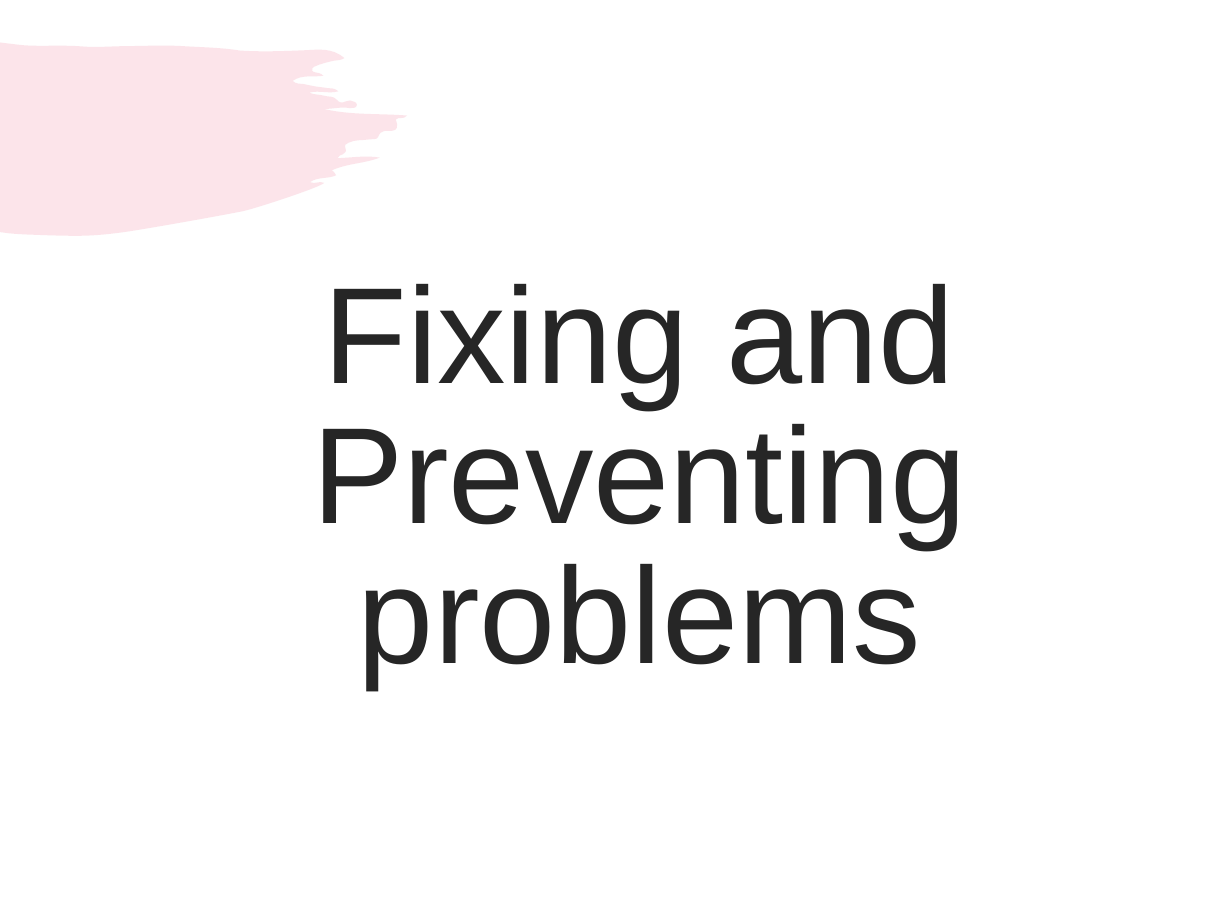
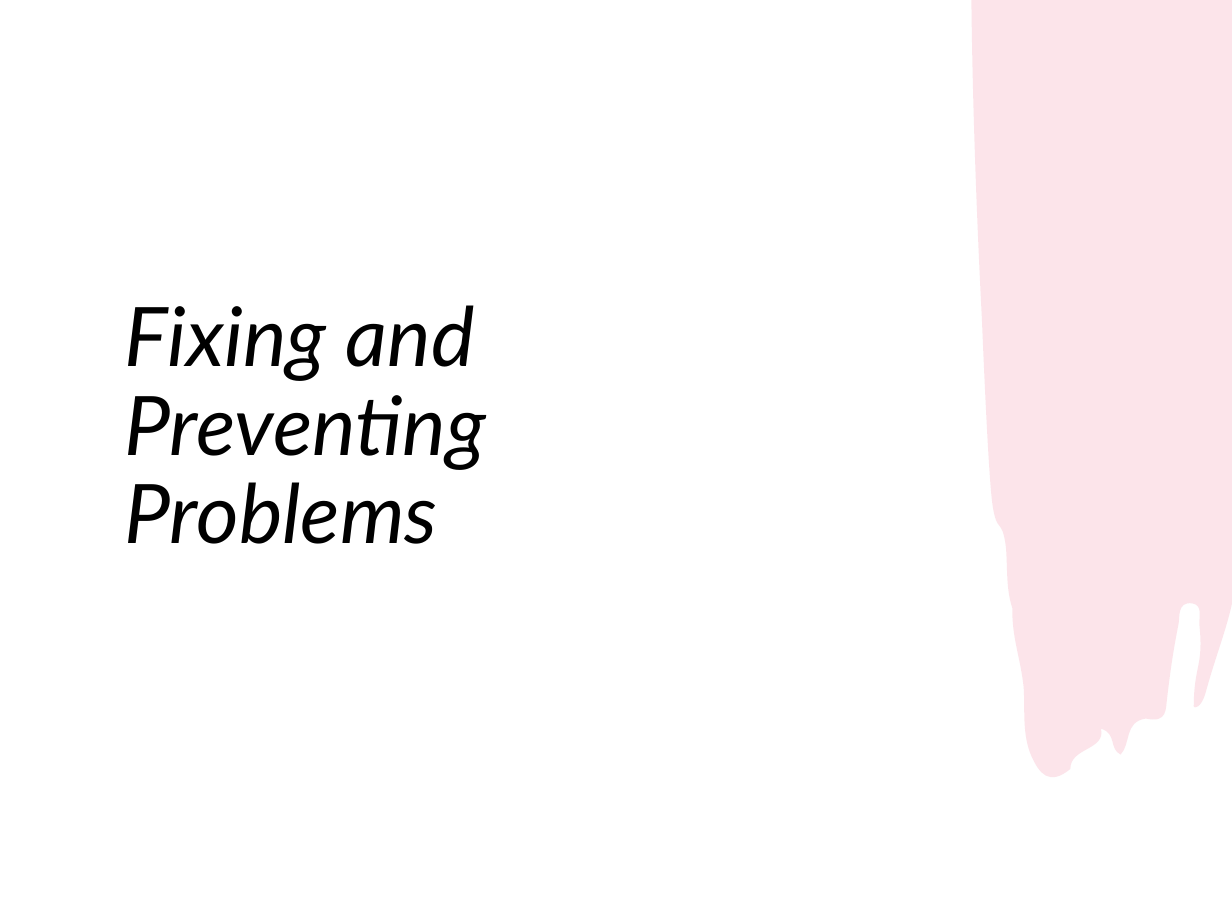
Before and after one commit to droidsrobotics/FTC-Tutorials, a slide deck: slide 4 of translations/en-us/Competitions/FTA Best practices.pptx. Drawn at 1232x924 pixels with LibreOffice and Linux fonts; fonts in the diff are those of the drawing. Boxes give left, top, right and bottom in pixels: in the first picture for what was removed or moved away, otherwise in the second. Text is boxed around its words. In the diff, an @@ line names an element or a change of style, - is before the commit and + after.

```diff
--- a/translations/en-us/Competitions/FTA Best practices.pptx
+++ b/translations/en-us/Competitions/FTA Best practices.pptx
@@ freeform shape added at (971, 0, 1232, 775), fill #F07C98 at 20% opacity @@
@@ freeform shape removed at (0, 42, 407, 235) @@
@@ title "Fixing and Preventing Problems" at (124, 305, 485, 544): vertical alignment top to bottom @@
@@ title at (124, 305, 485, 544): text changed; size 80 to 48 pt; font Arial to Lato; text colour #262626 to #000000; italic on @@
-Fixing and Preventing problems
+Fixing and Preventing Problems
```
Also in this commit, not shown: 22 other slides changed, 2 other files.
